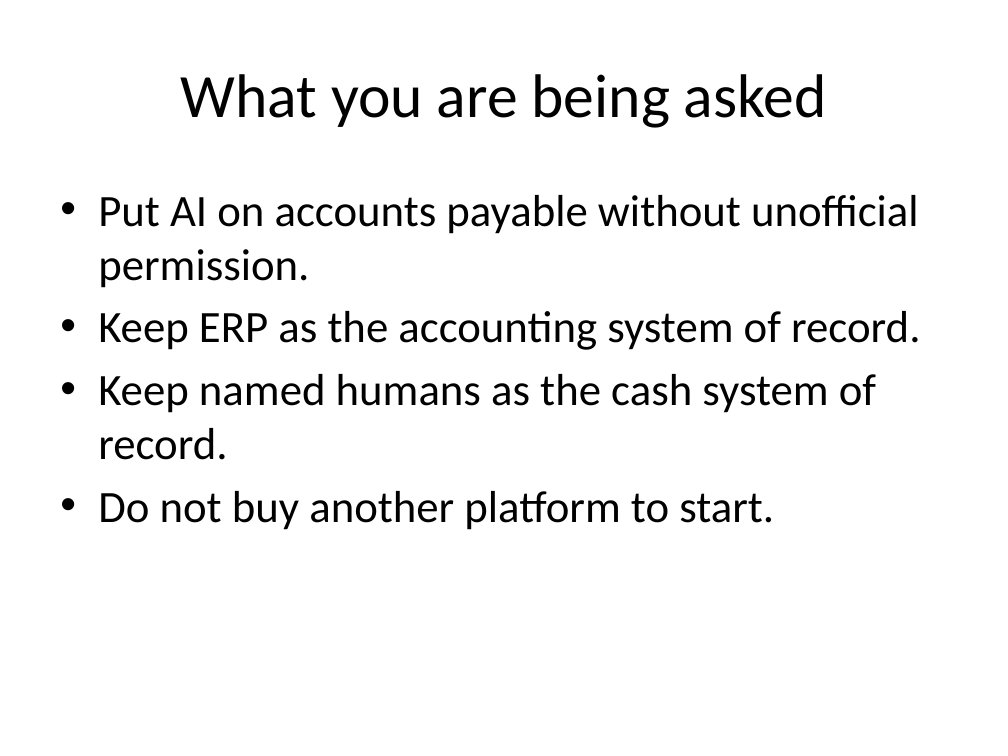
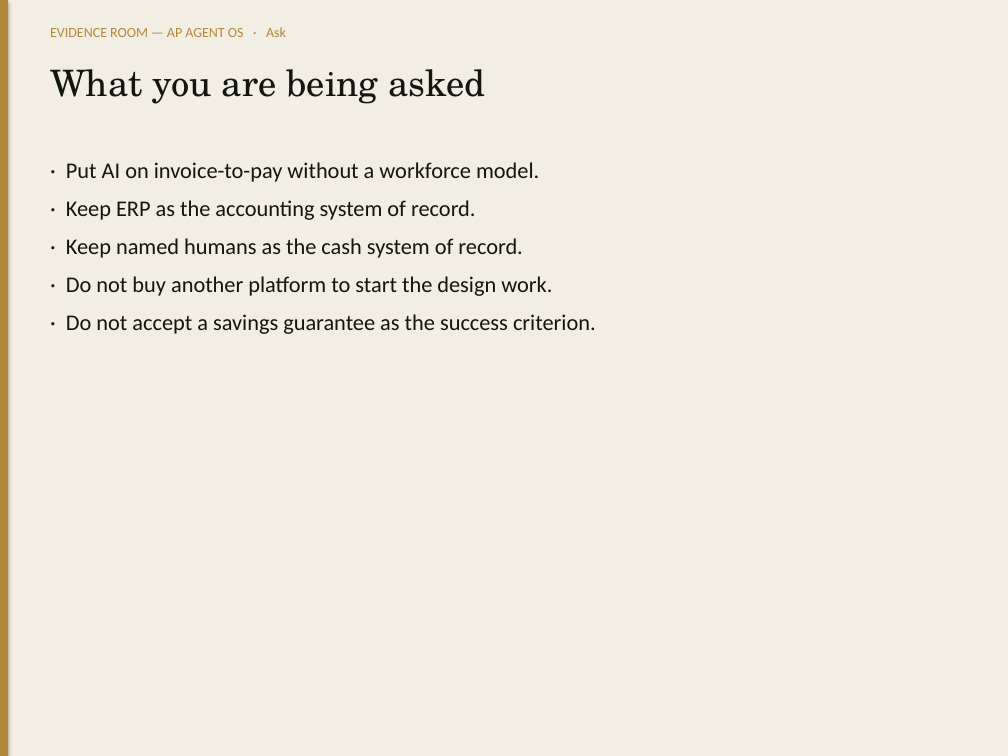
Before and after one commit to adamintelligenceai/Origin, a slide deck: slide 2 of evidence-room/04_AP_AGENT_OS_TEAM/Decks/ER_CFO_AP_Transformation.pptx. Drawn at 1008x756 pixels with LibreOffice and Linux fonts; fonts in the diff are those of the drawing. Boxes give left, top, right and bottom in pixels: in the first picture for what was removed or moved away, otherwise in the second. Text is boxed around its words. In the diff, an @@ line names an element or a change of style, - is before the commit and + after.

```diff
--- a/evidence-room/04_AP_AGENT_OS_TEAM/Decks/ER_CFO_AP_Transformation.pptx
+++ b/evidence-room/04_AP_AGENT_OS_TEAM/Decks/ER_CFO_AP_Transformation.pptx
@@ rectangle added at (0,0,1008,756), fill #F3EEE4 @@
@@ rectangle added at (0,0,8,756), fill #B0893E @@
@@ text added at (50,27,286,37), 10 pt, text #B0893E @@
+EVIDENCE ROOM — AP AGENT OS · Ask
@@ text "What you are being asked": place and size @@
-text "What you are being asked" at (180,74,827,128)
+text "What you are being asked" at (50,69,485,104)
@@ text "What you are being asked" at (50,69,485,104): size 44 to 26 pt, font Calibri to TeX Gyre Schola, text colour #000000 to #12160F; alignment centre to left; vertical alignment middle to top @@
@@ text at (66,162,596,334): text changed; size 32 to 16 pt; text colour #000000 to #12160F @@
-• Put AI on accounts payable without unofficial permission.
-• Keep ERP as the accounting system of record.
-• Keep named humans as the cash system of record.
-• Do not buy another platform to start.
+· Put AI on invoice-to-pay without a workforce model.
+· Keep ERP as the accounting system of record.
+· Keep named humans as the cash system of record.
+· Do not buy another platform to start the design work.
+· Do not accept a savings guarantee as the success criterion.
```
Also in this commit, not shown: 4 other slides changed, 6 slides added, 1 slide removed, 55 other files.
